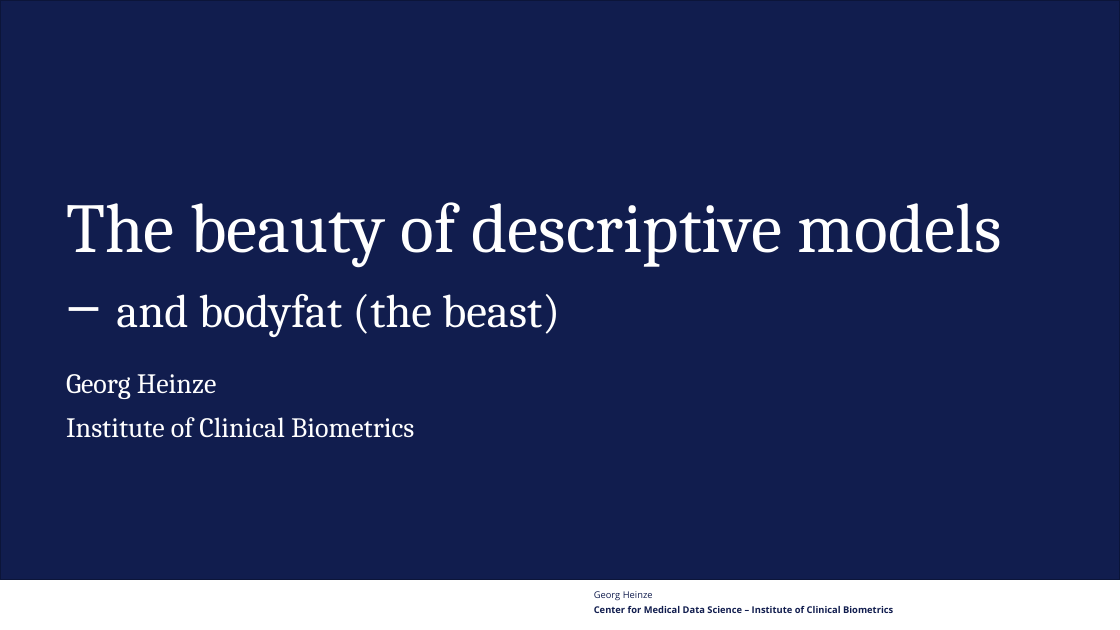
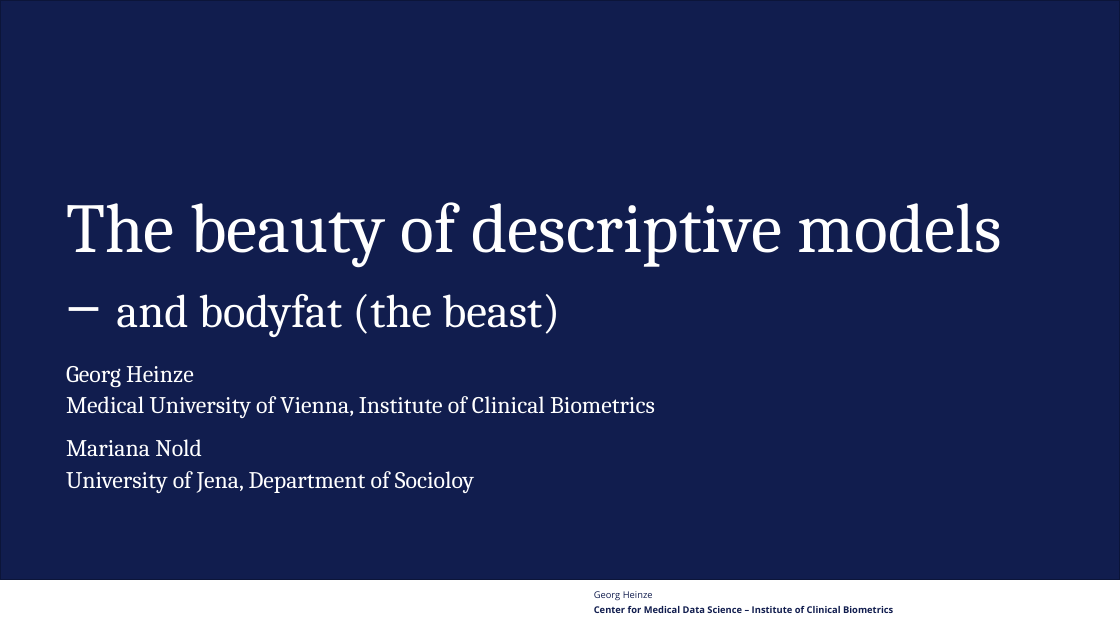
Before and after one commit to aliaksah/Bayes_for_STRATOS, a slide deck: slide 1 of Task Bodyfat/Simplified/TalkROeS/2025-09 Roes B-F_MN_20250905.pptx. Drawn at 1120x630 pixels with LibreOffice and Linux fonts; fonts in the diff are those of the drawing; background and template pictures are left out. Boxes give left, top, right and bottom in pixels: in the first picture for what was removed or moved away, otherwise in the second. Text is boxed around its words. In the diff, an @@ line names an element or a change of style, - is before the commit and + after.

Commit message:
marianas slides included

```diff
--- a/Task Bodyfat/Simplified/TalkROeS/2025-09 Roes B-F_MN_20250905.pptx
+++ b/Task Bodyfat/Simplified/TalkROeS/2025-09 Roes B-F_MN_20250905.pptx
@@ subtitle at <box>66,366,655,493</box>: text changed; size 24 to 20.4 pt @@
-Georg Heinze
-Institute of Clinical Biometrics
+Georg Heinze
+Medical University of Vienna, Institute of Clinical Biometrics
+Mariana Nold
+University of Jena, Department of Socioloy
```
Also in this commit, not shown: 2 other slides changed.
